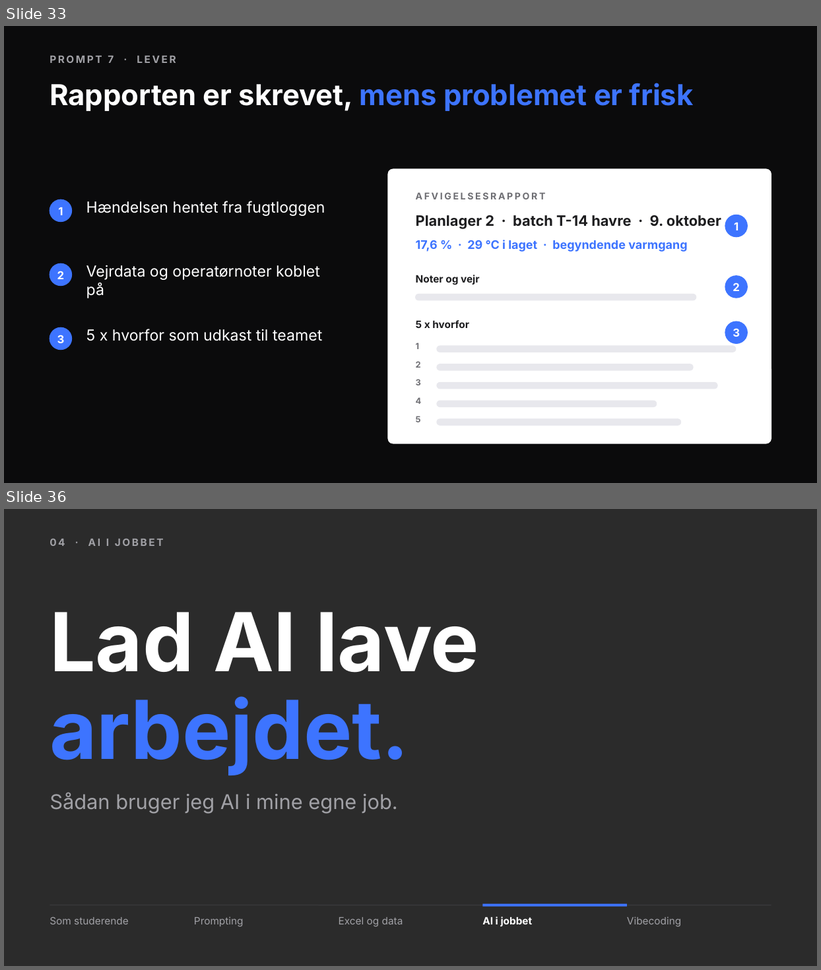
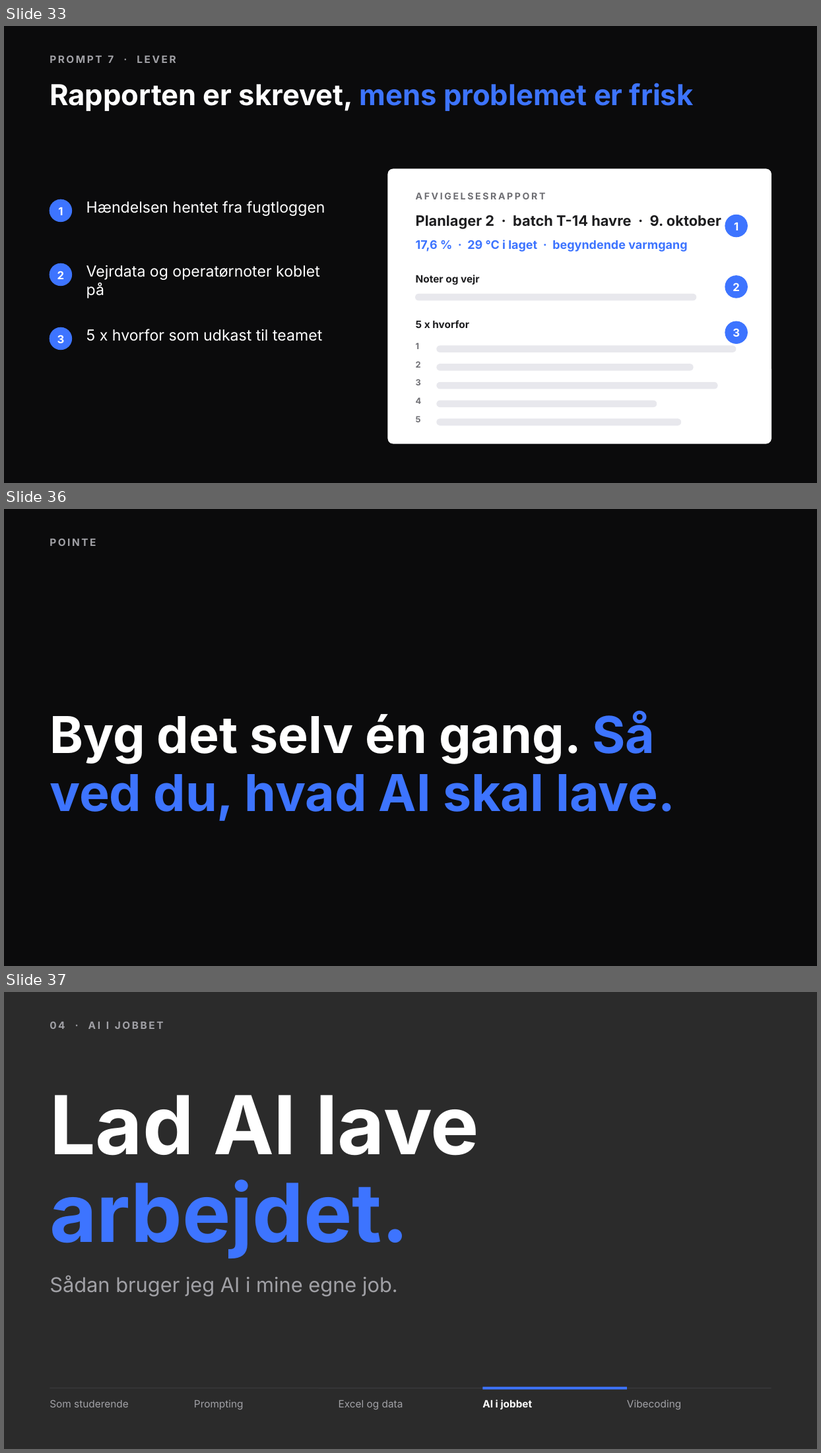
Before and after one commit to andr8769-ui/ucl-ai-undervisning, a slide deck: private/proces/praesentation.pptx. Shown one above the other, each under a label of ours: slides 33 and 36 before the commit, slides 33, 36 and 37 after it; the slides between them are not shown. The pictures are 821x970 and 821x1453 pixels, drawn with LibreOffice and Linux fonts; fonts in the diff are those of the drawing; background and template pictures are left out; a plain dark background stands for a picture behind light text. Boxes give left, top, right and bottom in pixels: in the first picture for what was removed or moved away, otherwise in the second. Text is boxed around its words. In the diff, an @@ line names an element or a change of style, - is before the commit and + after.

```diff
--- a/private/proces/praesentation.pptx
+++ b/private/proces/praesentation.pptx
@@ slide 36 added at bbox=[4, 509, 817, 966], background #0B0B0C @@
@@ text added at bbox=[50, 538, 96, 546], 12 pt, text #A1A1A6, bold @@
+POINTE
@@ text added at bbox=[50, 710, 676, 821], 60 pt, text #3D74FF, bold @@
+Byg det selv én gang. Så ved du, hvad AI skal lave.
@@ what was slide 36 is now slide 37 @@
```
Also in this commit, not shown: 2 other slides added, 2 slides removed, 35 other files.
